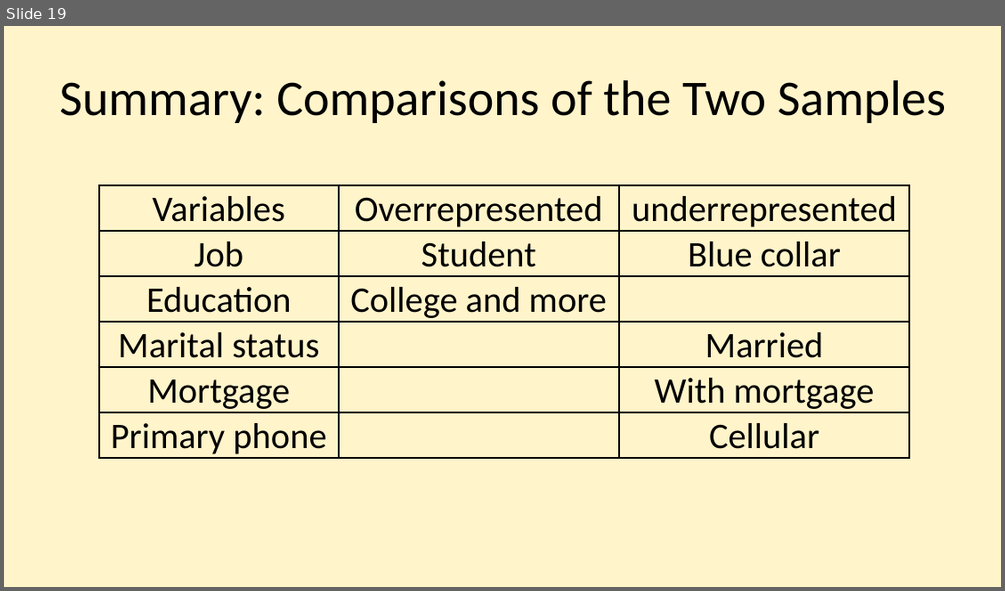
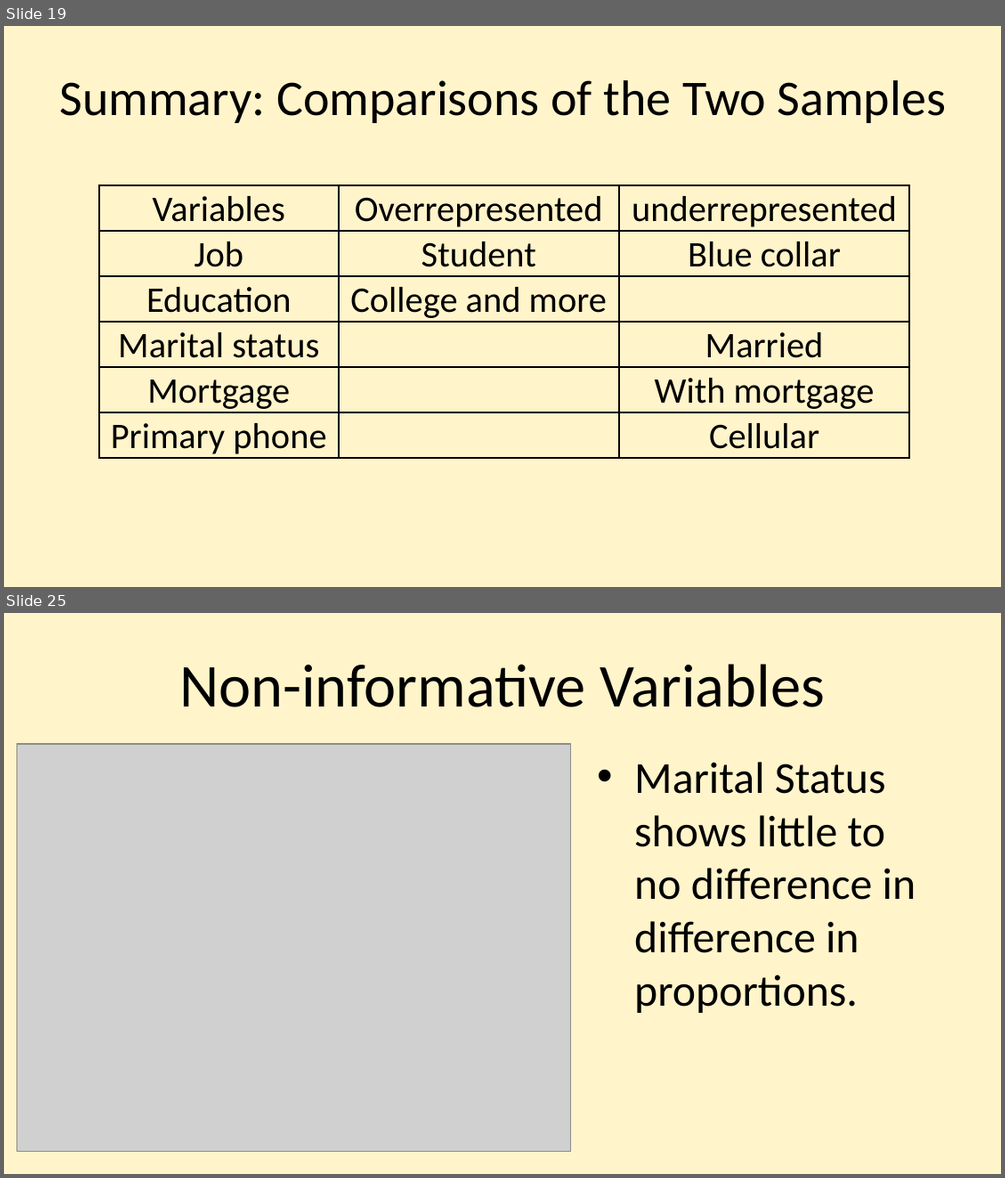
Before and after one commit to njmobley/Practicum-2, a slide deck: Practicum 2 presentation Nijia.pptx. Shown one above the other, each under a label of ours: slide 19 before the commit, slides 19 and 25 after it; the slides between them are not shown. The pictures are 1005x591 and 1005x1178 pixels, drawn with LibreOffice and Linux fonts; fonts in the diff are those of the drawing; grey boxes stand for pictures. Boxes give left, top, right and bottom in pixels: in the first picture for what was removed or moved away, otherwise in the second. Text is boxed around its words. In the diff, an @@ line names an element or a change of style, - is before the commit and + after.

```diff
--- a/Practicum 2 presentation Nijia.pptx
+++ b/Practicum 2 presentation Nijia.pptx
@@ slide 25 added at (4, 613, 1001, 1174), background #FFF4CA @@
@@ title added at (179, 664, 824, 707), 44 pt, text #000000 @@
+Non-informative Variables
@@ picture added at (17, 744, 571, 1151) @@
@@ text added at (634, 762, 916, 1013), 32 pt, text #000000 @@
+• Marital Status shows little to no difference in difference in proportions.
```
Also in this commit, not shown: 11 other slides added.
